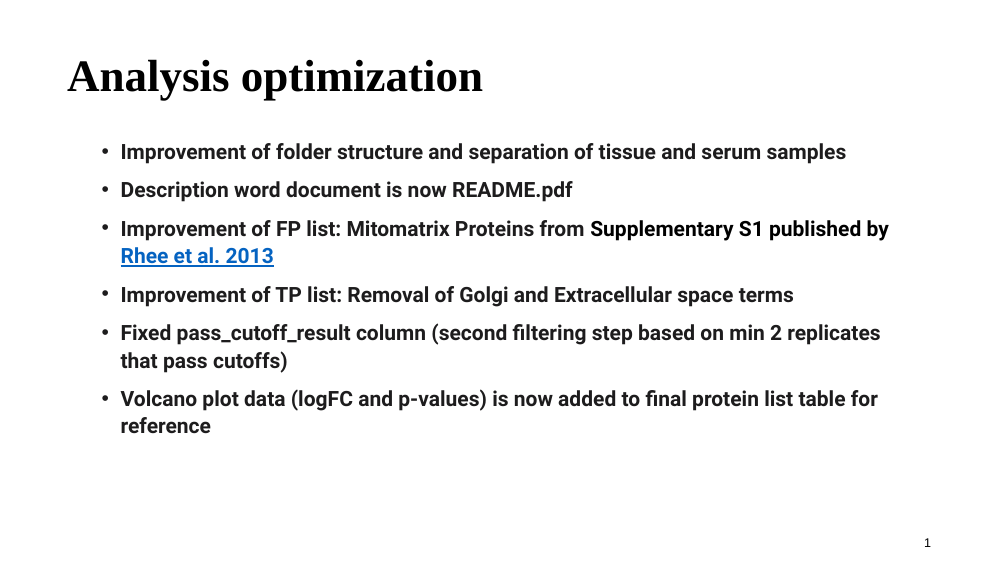
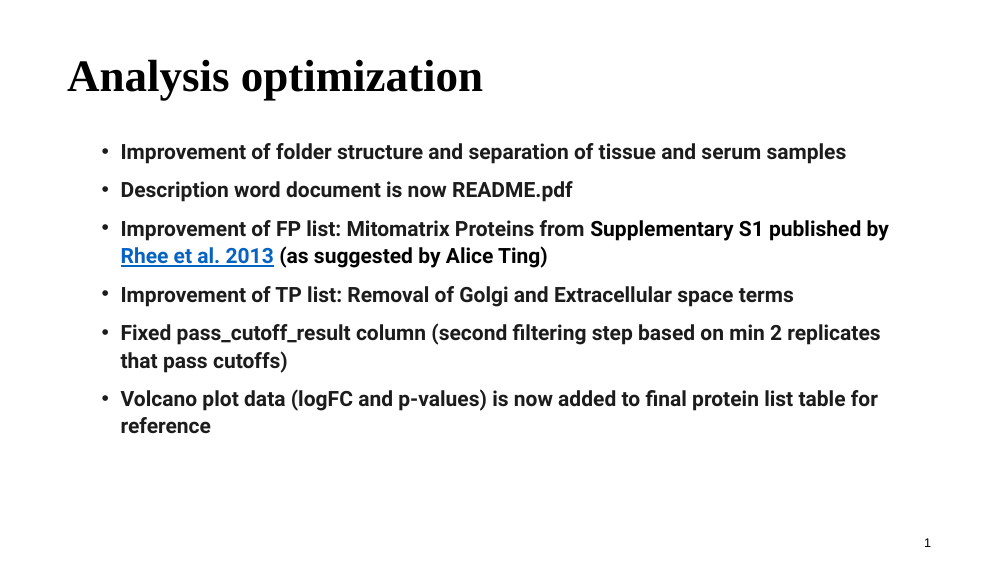
Before and after one commit to vinogradova-lab/cell-type-specific-proximity-labeling, a slide deck: slide 2 of docs/turboid_analysis.pptx. Drawn at 1008x567 pixels with LibreOffice and Linux fonts; fonts in the diff are those of the drawing. Boxes give left, top, right and bottom in pixels: in the first picture for what was removed or moved away, otherwise in the second. Text is boxed around its words. In the diff, an @@ line names an element or a change of style, - is before the commit and + after.

Commit message:
improves pp

```diff
--- a/docs/turboid_analysis.pptx
+++ b/docs/turboid_analysis.pptx
@@ text at (121, 220, 889, 268): text changed; text colour #1D1C1D to #000000 @@
-• Improvement of FP list: Mitomatrix Proteins from Supplementary S1 published by Rhee et al. 2013
+• Improvement of FP list: Mitomatrix Proteins from Supplementary S1 published by Rhee et al. 2013 (as suggested by Alice Ting)
```
